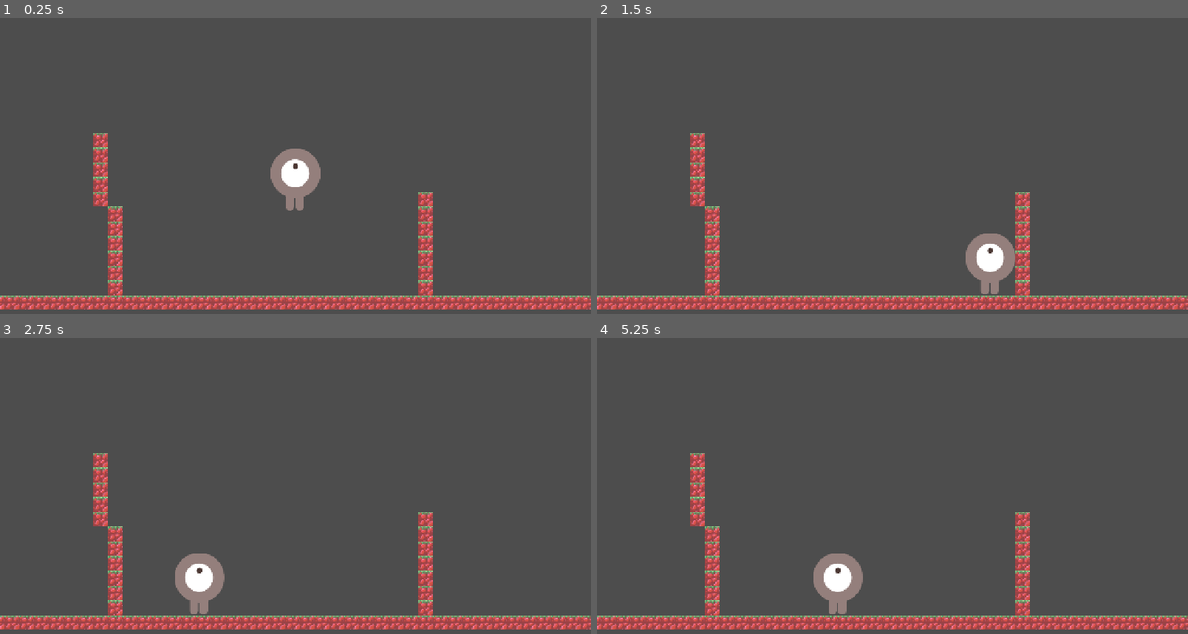
Above: before the commit, frames 1-4 (two rows, left to right).
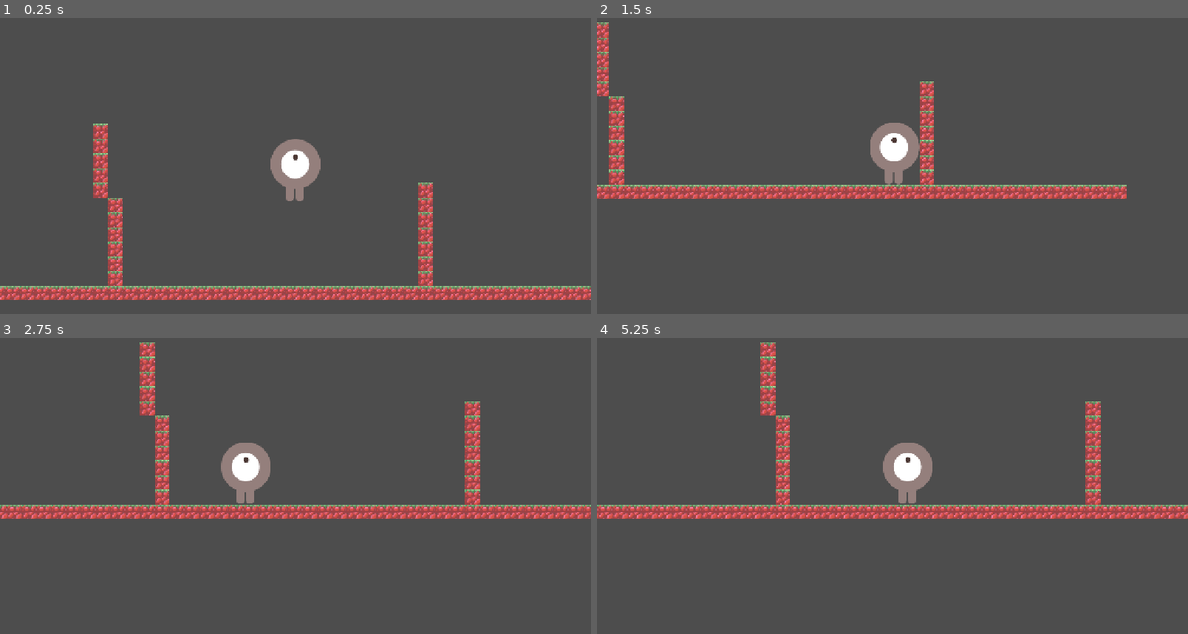
Above: after the commit, the same moments.

Repository: Viikuu/MaskGame
Game: Godot game, scene res://main.tscn
Two runs of this game, one before a commit and one after it. Both use one fixed random seed, a clock stepped at 60 frames per second and the inputs below. The project has no main scene, so this scene is started directly.
Inputs:
- Up to frame 1 (0.25 s): no input
- Up to frame 2 (1.5 s): hold Right (move_right) from 0.53 s (still down)
- Up to frame 3 (2.75 s): release Right (move_right) at 2.03 s; hold Left (move_left) from 2.03 s (still down)
- Up to frame 4 (5.25 s): release Left (move_left) at 2.78 s; hold Right (move_right) 2.78-4.28 s; hold Left (move_left) 4.28-5.03 s; hold Right (move_right) from 5.03 s (still down)

The runs differ from the first frame. In frame 1, 10% of the frame differs, in the area x 0-100%, y 35-99%; in frame 2, 16%; in frame 3, 16%; in frame 4, 16%, in the area x 0-100%, y 1-99%.

Commit message:
camera moves with player

Diff:
--- a/main.tscn
+++ b/main.tscn
@@ -54,9 +54,9 @@
 [node name="Player" parent="." instance=ExtResource("1_ig7tw")]
 position = Vector2(491, 310)
 
-[node name="Camera2D" type="Camera2D" parent="."]
-position = Vector2(491, 310)
+[node name="Camera2D" type="Camera2D" parent="Player"]
 zoom = Vector2(2, 2)
+position_smoothing_enabled = true
 
 [node name="StaticBody2D" type="StaticBody2D" parent="."]
 
